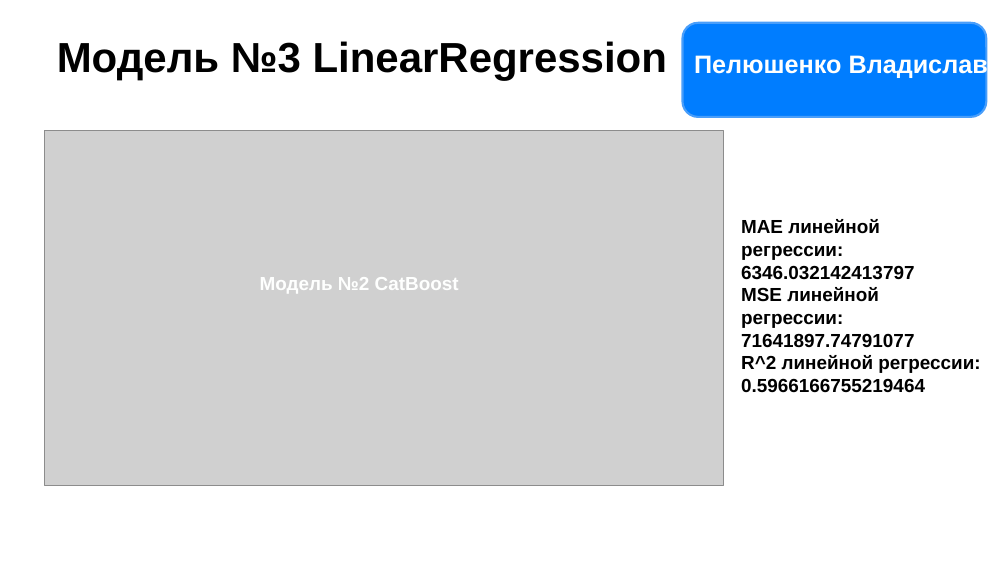
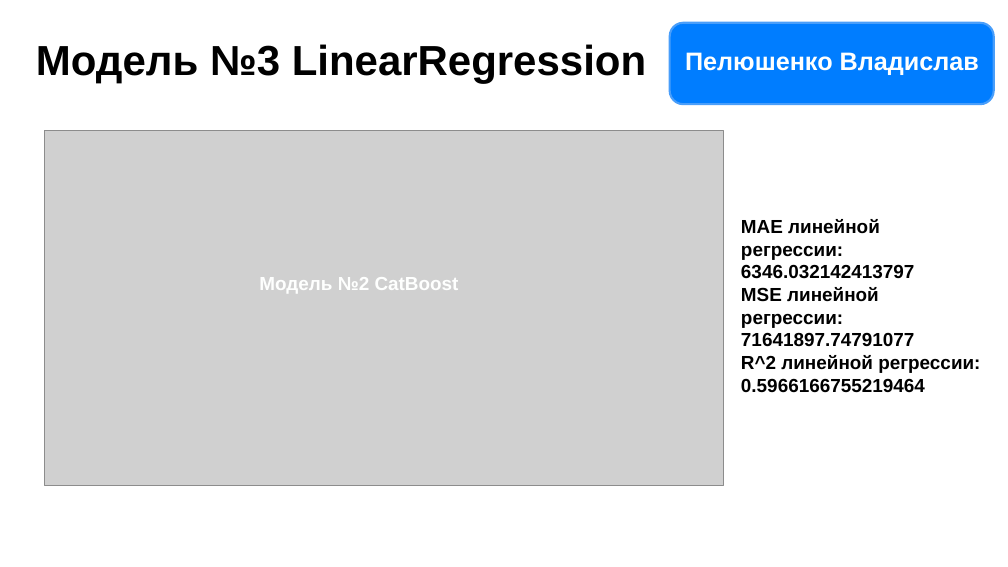
Before and after one commit to lestanya/ML_3_ARMATURA_ISP-22, a slide deck: slide 14 of команда исп-22.pptx. Drawn at 1008x567 pixels with LibreOffice and Linux fonts; fonts in the diff are those of the drawing; grey boxes stand for pictures; background and template pictures are left out. Boxes give left, top, right and bottom in pixels: in the first picture for what was removed or moved away, otherwise in the second. Text is boxed around its words. In the diff, an @@ line names an element or a change of style, - is before the commit and + after.

```diff
--- a/команда исп-22.pptx
+++ b/команда исп-22.pptx
@@ rounded rectangle resized from (x1=683, y1=23, x2=987, y2=117) to (x1=670, y1=23, x2=994, y2=104) @@
@@ text "Модель №3 LinearRegression" moved from (x1=57, y1=41, x2=667, y2=81) to (x1=36, y1=44, x2=646, y2=84) @@
@@ text "Пелюшенко Владислав" moved from (x1=694, y1=53, x2=988, y2=79) to (x1=685, y1=52, x2=979, y2=75) @@
```
Also in this commit, not shown: 6 other slides changed.
